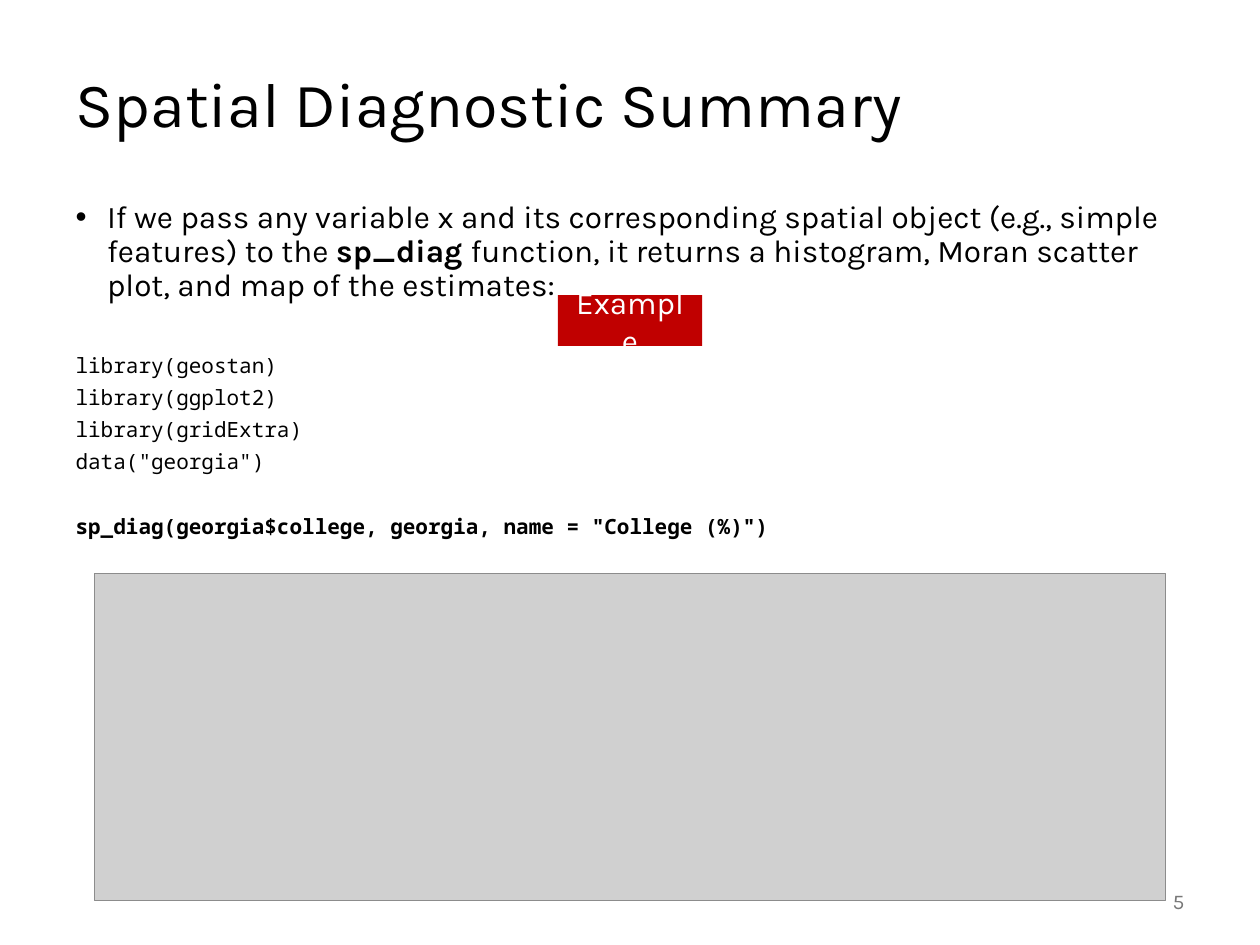
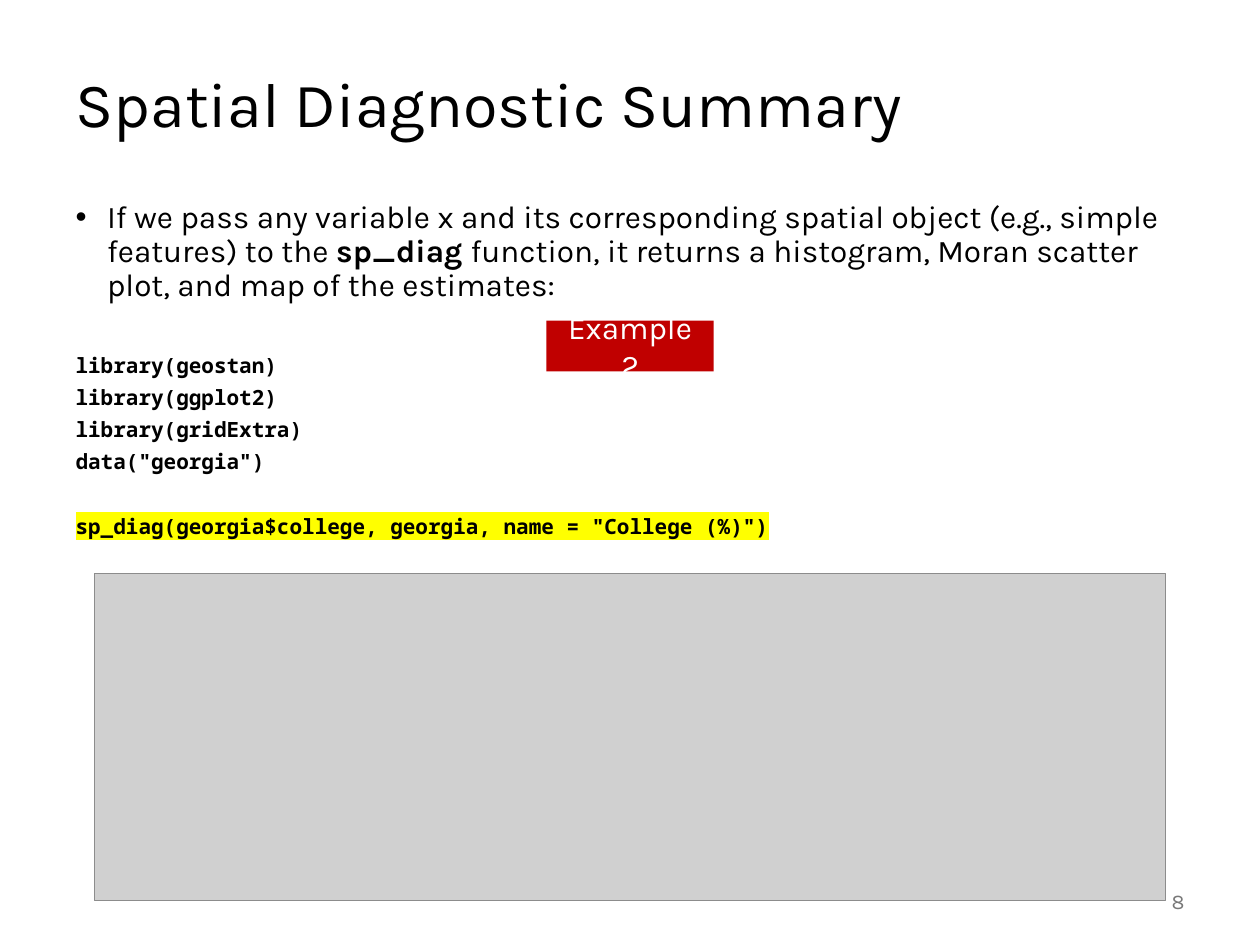
Before and after one commit to abuabara/abuabara.github.io, a slide deck: slide 8 of DAEN489S26/week12_slides.pptx (slide 5 before the commit). Drawn at 1260x945 pixels with LibreOffice and Linux fonts; fonts in the diff are those of the drawing; grey boxes stand for pictures. Boxes give left, top, right and bottom in pixels: in the first picture for what was removed or moved away, otherwise in the second. Text is boxed around its words. In the diff, an @@ line names an element or a change of style, - is before the commit and + after.

```diff
--- a/DAEN489S26/week12_slides.pptx
+++ b/DAEN489S26/week12_slides.pptx
@@ rectangle "Example 2": place and size @@
-rectangle "Example 2" at <box>558,295,702,345</box>
+rectangle "Example 2" at <box>547,320,714,370</box>
@@ text in rectangle at <box>568,311,692,385</box>: text changed @@
-Example
+Example 2
@@ text "library(geostan)" at <box>76,356,693,541</box>: bold on in "library(geostan)", "library(ggplot2)", "library(gridExtra)", "data("georgia")"; highlight none to #FFFF00 in "sp_diag(georgia$college, georgia, name = "College (%)")" @@
@@ page number at <box>1172,895,1185,909</box>: text changed @@
-5
+8
```
Also in this commit, not shown: 5 other slides changed, 14 slides added, 1 slide removed, 1 other file.
